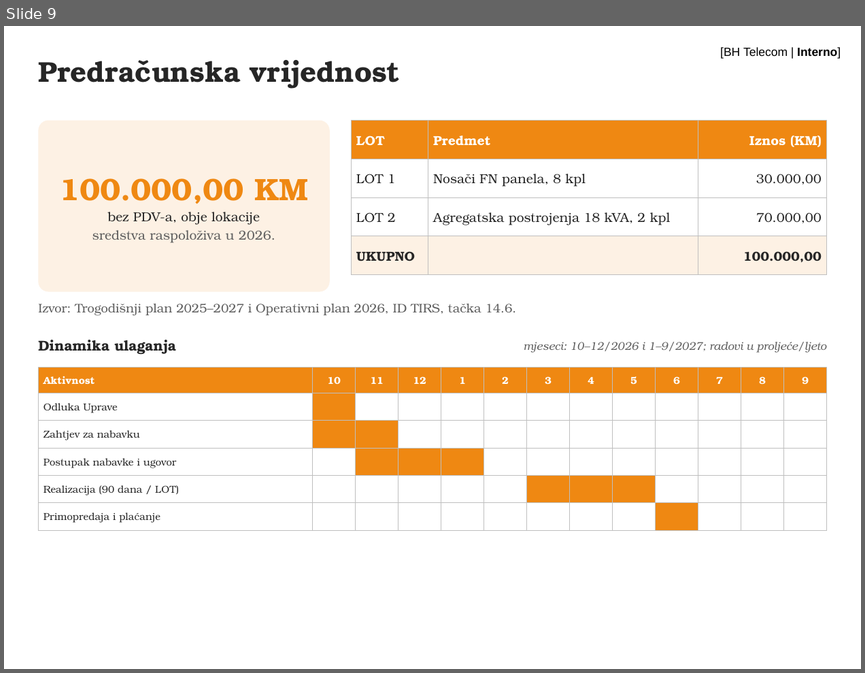
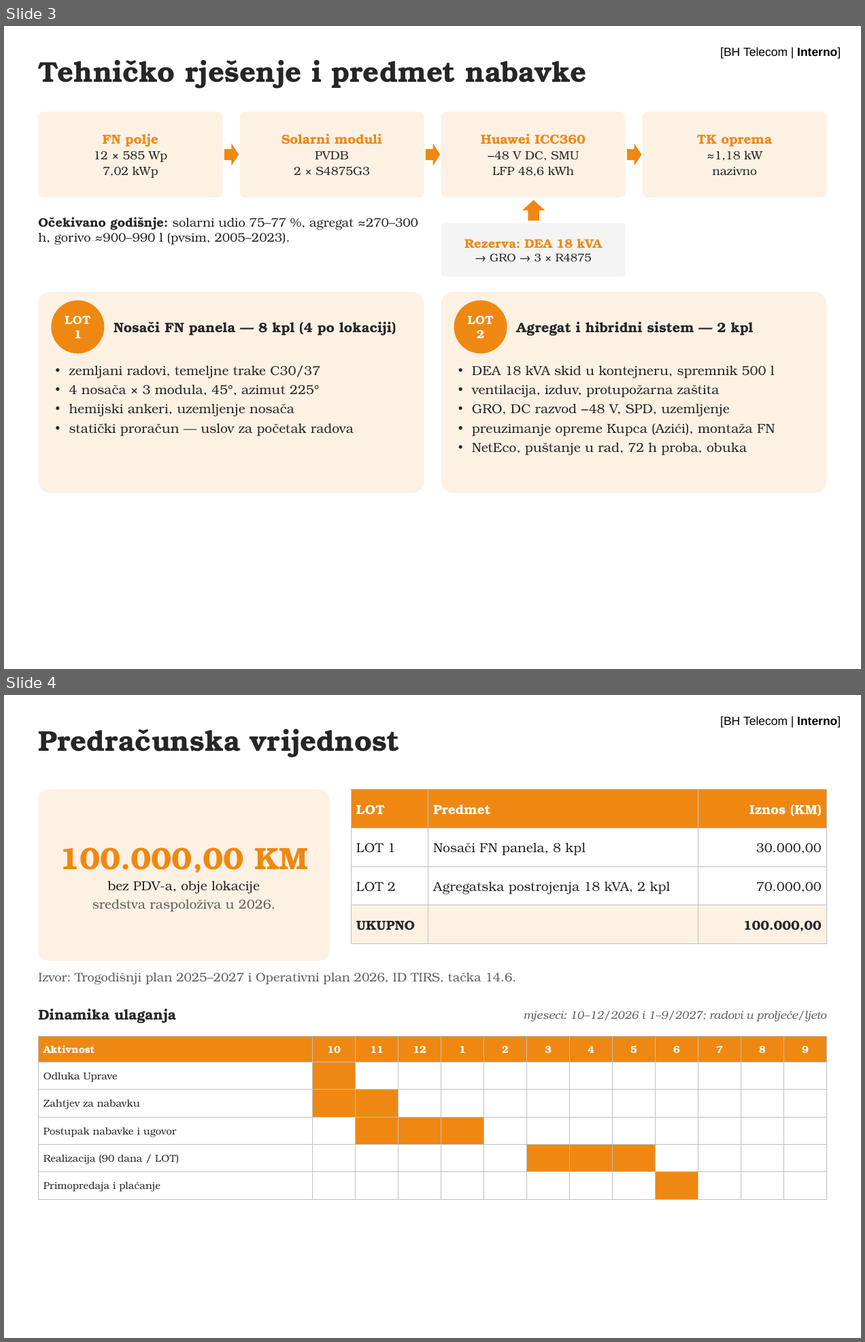
Before and after one commit to ruledicaprio/solar-rfp-engine, a slide deck: rfp-hybrid-solar-td/TD-OUTPUT/5. Prezentacija planirane nabavke - hibridni sistemi BS Sjednica i BS Hamzići.pptx. Shown one above the other, each under a label of ours: slide 9 before the commit, slides 3 and 4 after it. The pictures are 865x673 and 865x1342 pixels, drawn with LibreOffice and Linux fonts; fonts in the diff are those of the drawing; background and template pictures are left out. Boxes give left, top, right and bottom in pixels: in the first picture for what was removed or moved away, otherwise in the second. Text is boxed around its words. In the diff, an @@ line names an element or a change of style, - is before the commit and + after.

Commit message:
Prezentacija skraćena na 6 slajdova
Naslovni, opis investicije i postojeće stanje, tehničko rješenje i predmet
nabavke, predračunska vrijednost i dinamika, postupak od objave do ugovora,
HVALA NA PAŽNJI. Uslovi za ponuđače, primopredaja i rizici prešli u bilješke.

```diff
--- a/rfp-hybrid-solar-td/TD-OUTPUT/5. Prezentacija planirane nabavke - hibridni sistemi BS Sjednica i BS Hamzići.pptx
+++ b/rfp-hybrid-solar-td/TD-OUTPUT/5. Prezentacija planirane nabavke - hibridni sistemi BS Sjednica i BS Hamzići.pptx
@@ slide 3 added at [4,26,861,669], background #FFFFFF; not listed: 1 template element that a slide beside it also shows @@
@@ text added at [38,60,586,89], 24 pt, text #262626, bold @@
+Tehničko rješenje i predmet nabavke
@@ rounded rectangle added at [38,112,222,197], fill #FDF1E4 @@
@@ rounded rectangle added at [239,112,424,197], fill #FDF1E4 @@
@@ rounded rectangle added at [441,112,626,197], fill #FDF1E4 @@
@@ rounded rectangle added at [643,112,827,197], fill #FDF1E4 @@
@@ text added at [93,133,168,178], 10 pt, text #262626 @@
+FN polje
+12 × 585 Wp
+7,02 kWp
@@ right arrow added at [224,144,239,165], fill #EF8812 @@
@@ text added at [281,133,382,176], 11 pt, text #EF8812, bold @@
+Solarni moduli
+PVDB
+2 × S4875G3
@@ right arrow added at [426,144,440,165], fill #EF8812 @@
@@ text added at [481,133,585,176], 10 pt, text #262626 @@
+Huawei ICC360
+−48 V DC, SMU
+LFP 48,6 kWh
@@ right arrow added at [627,144,641,165], fill #EF8812 @@
@@ text added at [697,135,772,175], 10 pt, text #262626 @@
+TK oprema
+≈1,18 kW
+nazivno
@@ up arrow added at [522,200,545,220], fill #EF8812 @@
@@ text added at [38,217,418,245], 10.5 pt, text #262626 @@
+Očekivano godišnje: solarni udio 75–77 %, agregat ≈270–300 h, gorivo ≈900–990 l (pvsim, 2005–2023).
@@ rounded rectangle added at [441,223,626,276], fill #F4F4F4 @@
@@ text added at [464,238,602,261], 10.5 pt, text #EF8812, bold @@
+Rezerva: DEA 18 kVA
+→ GRO → 3 × R4875
@@ rounded rectangle added at [38,292,424,493], fill #FDF1E4 @@
@@ ellipse added at [51,300,104,353], fill #EF8812, 10 pt, text #FFFFFF, bold @@
+LOT 1
@@ rounded rectangle added at [441,292,827,493], fill #FDF1E4 @@
@@ ellipse added at [454,300,507,353], fill #EF8812, 10 pt, text #FFFFFF, bold @@
+LOT 2
@@ text added at [113,321,396,335], 11.5 pt, text #262626, bold @@
+Nosači FN panela — 8 kpl (4 po lokaciji)
@@ text added at [516,321,753,335], 11.5 pt, text #262626, bold @@
+Agregat i hibridni sistem — 2 kpl
@@ text added at [69,365,354,436], 11 pt, text #262626 @@
+• zemljani radovi, temeljne trake C30/37
+• 4 nosača × 3 modula, 45°, azimut 225°
+• hemijski ankeri, uzemljenje nosača
+• statički proračun — uslov za početak radova
@@ text added at [472,365,775,455], 11 pt, text #262626 @@
+• DEA 18 kVA skid u kontejneru, spremnik 500 l
+• ventilacija, izduv, protupožarna zaštita
+• GRO, DC razvod −48 V, SPD, uzemljenje
+• preuzimanje opreme Kupca (Azići), montaža FN
+• NetEco, puštanje u rad, 72 h proba, obuka
@@ what was slide 9 is now slide 4 @@
```
Also in this commit, not shown: 1 slide changed, 1 other slide added, 11 slides removed, 1 other file.
